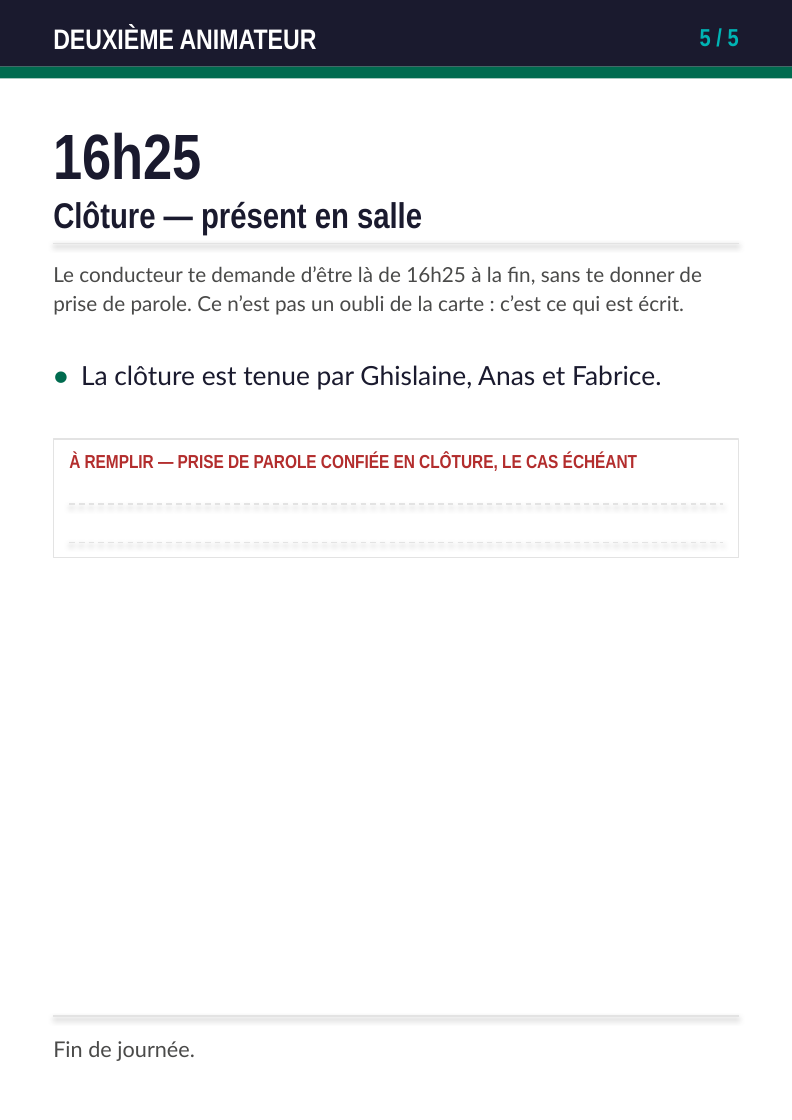
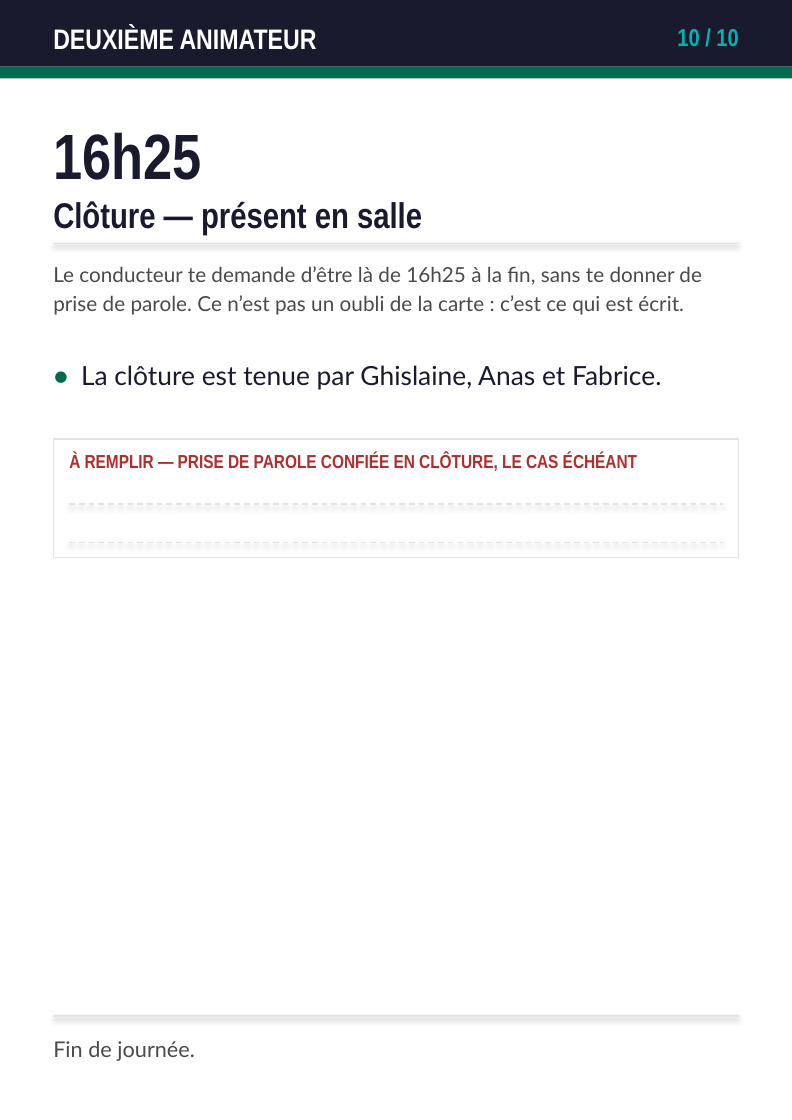
Before and after one commit to caa-jdelaux/info-hub, a slide deck: slide 33 of outils/fiches/fiches-animateurs.pptx (slide 23 before the commit). Drawn at 792x1120 pixels with LibreOffice and Linux fonts; fonts in the diff are those of the drawing. Boxes give left, top, right and bottom in pixels: in the first picture for what was removed or moved away, otherwise in the second. Text is boxed around its words. In the diff, an @@ line names an element or a change of style, - is before the commit and + after.

```diff
--- a/outils/fiches/fiches-animateurs.pptx
+++ b/outils/fiches/fiches-animateurs.pptx
@@ text at (677, 29, 738, 46): text changed @@
-5 / 5
+10 / 10
```
Also in this commit, not shown: 16 other slides changed, 10 slides added, 6 other files.
